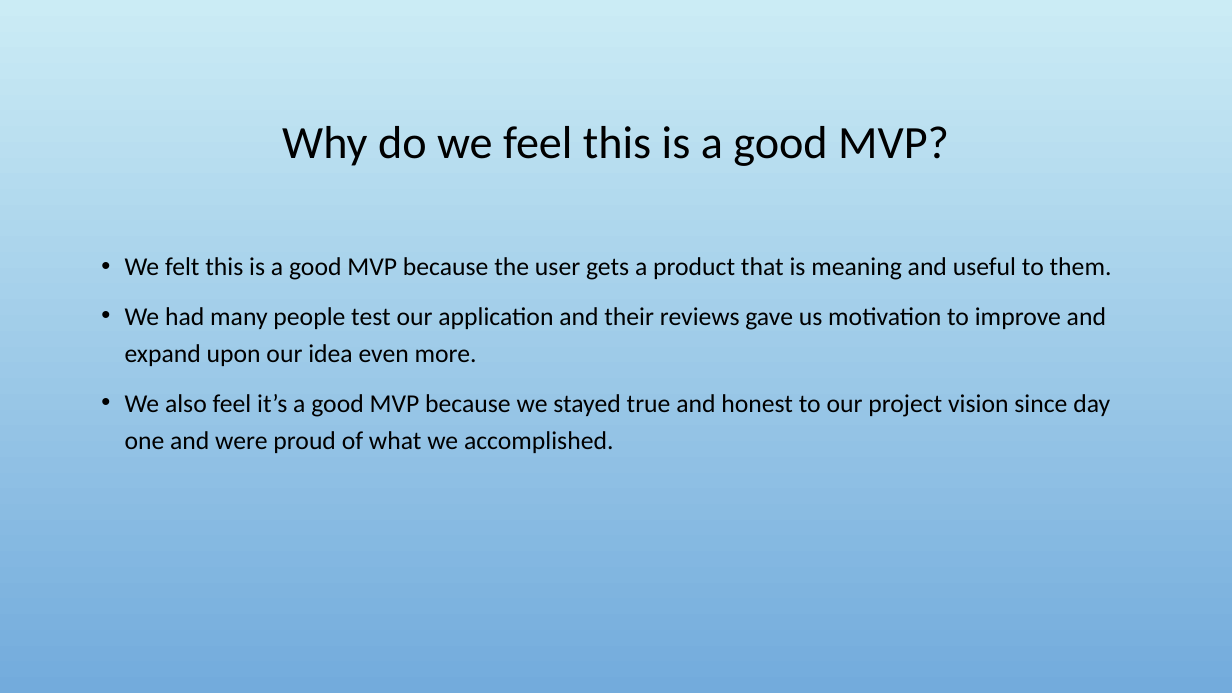
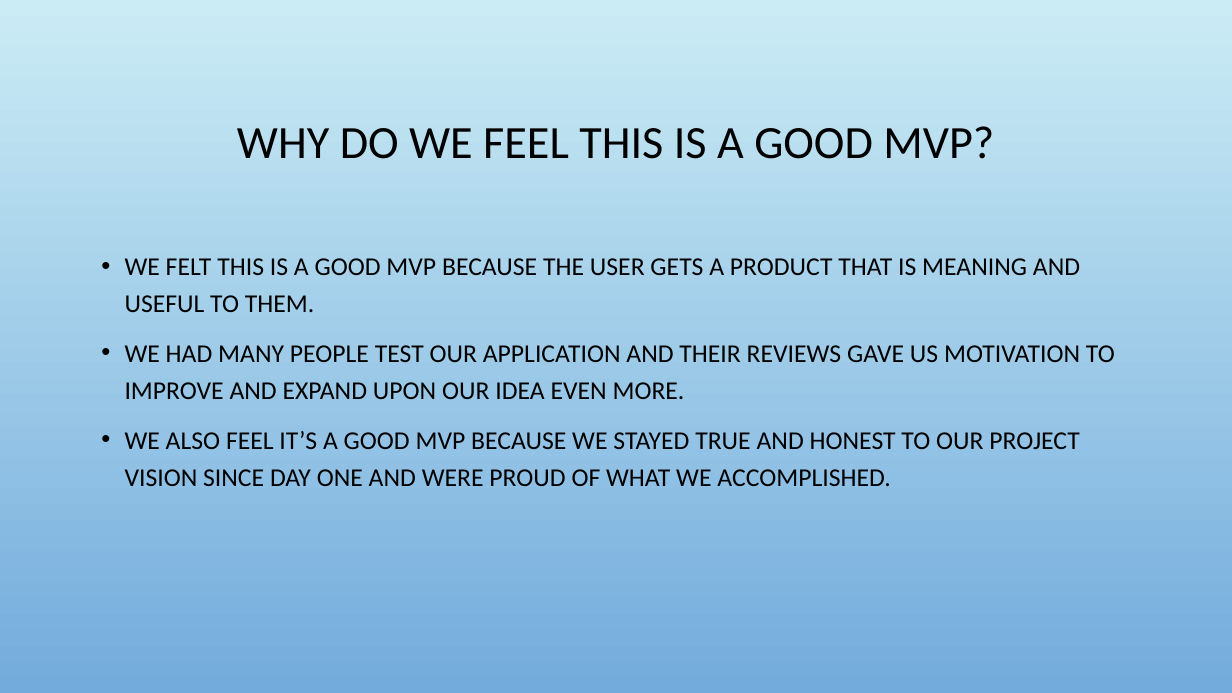
Before and after one commit to Jacobchapman99/ENSE-374-Group07-Project, a slide deck: slide 11 of Milestone4/Milestone 4.ppt. Drawn at 1232x693 pixels with LibreOffice and Linux fonts; fonts in the diff are those of the drawing; background and template pictures are left out. Boxes give left, top, right and bottom in pixels: in the first picture for what was removed or moved away, otherwise in the second. Text is boxed around its words. In the diff, an @@ line names an element or a change of style, - is before the commit and + after.

```diff
--- a/Milestone4/Milestone 4.ppt
+++ b/Milestone4/Milestone 4.ppt
@@ title at (x1=237, y1=126, x2=994, y2=159): text changed @@
-Why do we feel this is a good MVP?
+WHY DO WE FEEL THIS IS A GOOD MVP?
@@ text at (x1=125, y1=258, x2=1115, y2=486): text changed @@
-• We felt this is a good MVP because the user gets a product that is meaning and useful to them.
-• We had many people test our application and their reviews gave us motivation to improve and expand upon our idea even more.
-• We also feel it’s a good MVP because we stayed true and honest to our project vision since day one and were proud of what we accomplished.
+• WE FELT THIS IS A GOOD MVP BECAUSE THE USER GETS A PRODUCT THAT IS MEANING AND USEFUL TO THEM.
+• WE HAD MANY PEOPLE TEST OUR APPLICATION AND THEIR REVIEWS GAVE US MOTIVATION TO IMPROVE AND EXPAND UPON OUR IDEA EVEN MORE.
+• WE ALSO FEEL IT’S A GOOD MVP BECAUSE WE STAYED TRUE AND HONEST TO OUR PROJECT VISION SINCE DAY ONE AND WERE PROUD OF WHAT WE ACCOMPLISHED.
```
Also in this commit, not shown: 18 other slides changed.
